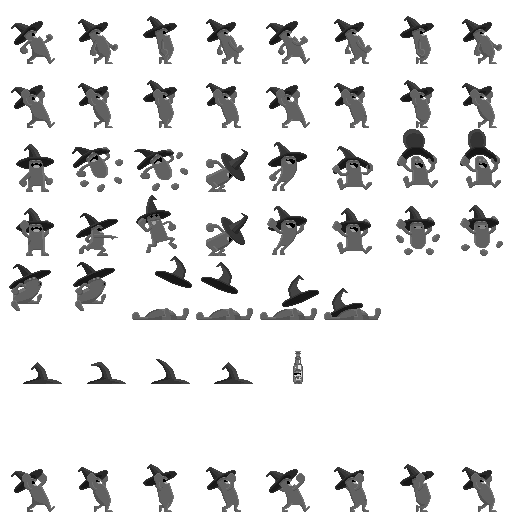
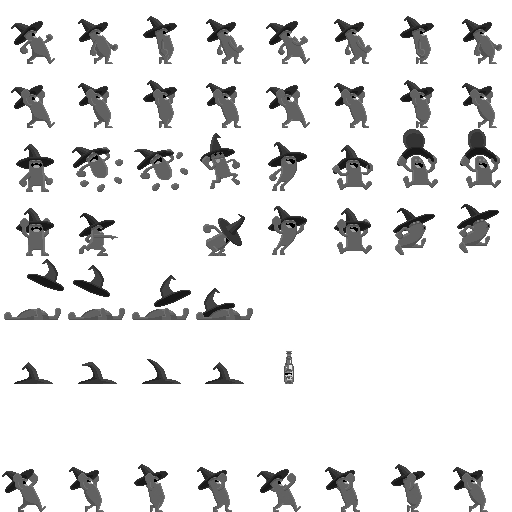
Layers edited between the first and the second w=512, h=512 image:
removed group "brazo izq" (12 layers) over [20, 110, 480, 238]
renamed "brazo izq 1" to "Capa 1", moved it out of group "brazo izq", painted on it over [2, 110, 503, 512]
removed layer "Capa 8" over [20, 110, 497, 256]
removed layer "Capa 9" over [11, 464, 497, 512]
removed group "brazo atras" (2 layers) over [43, 110, 493, 238]
removed layer "brazo 8 der." from group "brazo atras" over [43, 110, 493, 238]
removed layer "Capa 12" over [2, 318, 497, 512]
removed layer "Capa 11" over [2, 22, 503, 512]
renamed "brazo izq 0" to "Fondo", moved it out of group "brazo izq", painted on it over [2, 22, 503, 512]
